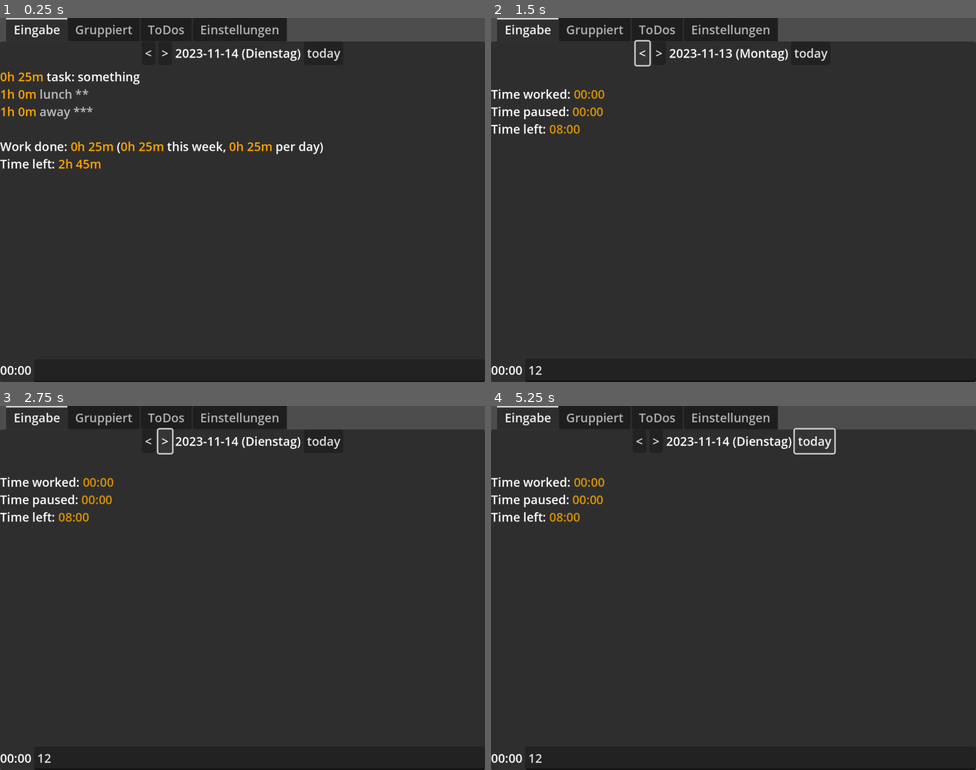
Above: before the commit, frames 1-4 (two rows, left to right).
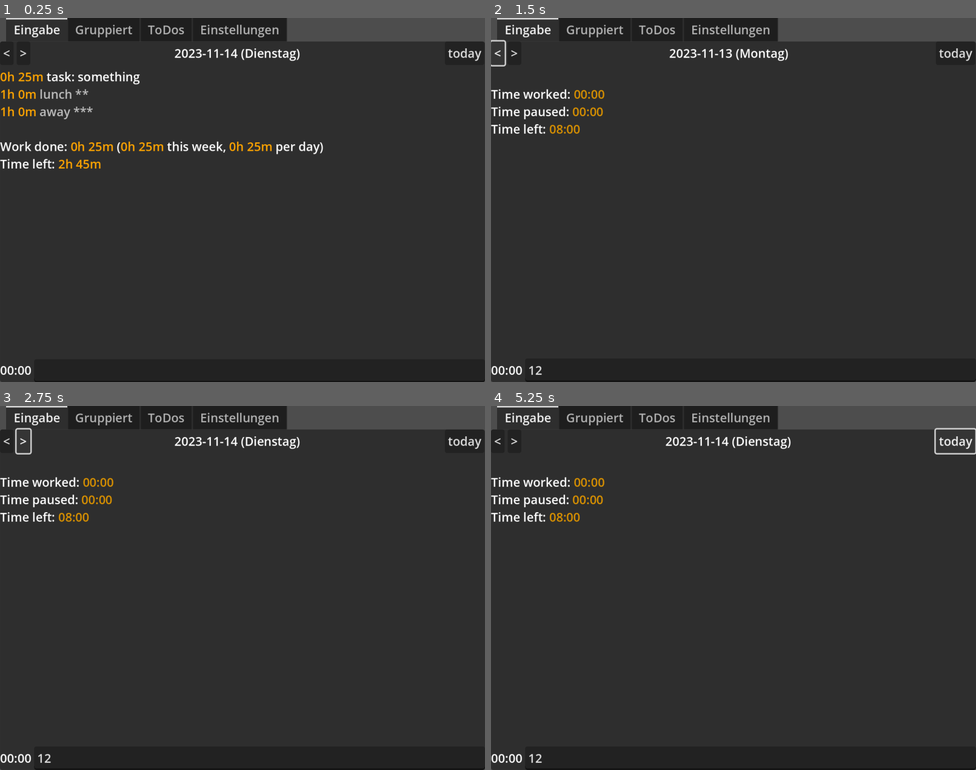
Above: after the commit, the same moments.

Repository: FailedCode/timelog
Game: Godot game, scene res://main.tscn
Same seed, same stepped clock (60 frames per second), same inputs: the game is played once before the commit and once after it.
Inputs (mouse positions are in pixels of both pictures, inside the frame that each line leads up to):
- Up to frame 1 (0.25 s): no input
- Up to frame 2 (1.5 s): click (752, 371) at 0.52 s; type "12" at 0.6 s; click "<" at 1.25 s
- Up to frame 3 (2.75 s): click ">" at 2 s
- Up to frame 4 (5.25 s): click "today" at 2.75 s; click "<" at 3.5 s; click ">" at 4.25 s; click "today" at 5 s

The runs differ from the first frame. In frame 1, 0.5% of the frame differs, in the area x 0-100%, y 8-12%; in frame 2, 0.3%; in frame 3, 0.7%; in frame 4, 0.8%, in the area x 0-100%, y 6-14%.

Commit message:
move date controls to the side

Diff:
--- a/main.tscn
+++ b/main.tscn
@@ -33,30 +33,33 @@
 [node name="DateContainer" type="HBoxContainer" parent="TabContainer/Eingabe"]
 layout_mode = 2
 
+[node name="DateBackButton" type="Button" parent="TabContainer/Eingabe/DateContainer"]
+layout_mode = 2
+text = "<"
+
+[node name="DateForwardButton" type="Button" parent="TabContainer/Eingabe/DateContainer"]
+layout_mode = 2
+text = ">"
+
 [node name="LeftSpacer" type="Control" parent="TabContainer/Eingabe/DateContainer"]
 layout_mode = 2
 size_flags_horizontal = 3
 
-[node name="DateBackButton" type="Button" parent="TabContainer/Eingabe/DateContainer"]
-layout_mode = 2
-text = "<"
-
-[node name="DateForwardButton" type="Button" parent="TabContainer/Eingabe/DateContainer"]
-layout_mode = 2
-text = ">"
-
 [node name="DateLabel" type="Label" parent="TabContainer/Eingabe/DateContainer"]
 unique_name_in_owner = true
 layout_mode = 2
+size_flags_horizontal = 3
 text = "01.01.2000"
+horizontal_alignment = 1
+vertical_alignment = 1
+
+[node name="RightSpacer" type="Control" parent="TabContainer/Eingabe/DateContainer"]
+layout_mode = 2
+size_flags_horizontal = 3
 
 [node name="DateTodayButton" type="Button" parent="TabContainer/Eingabe/DateContainer"]
 layout_mode = 2
 text = "today"
-
-[node name="RightSpacer" type="Control" parent="TabContainer/Eingabe/DateContainer"]
-layout_mode = 2
-size_flags_horizontal = 3
 
 [node name="CurrentDay" type="RichTextLabel" parent="TabContainer/Eingabe"]
 unique_name_in_owner = true
